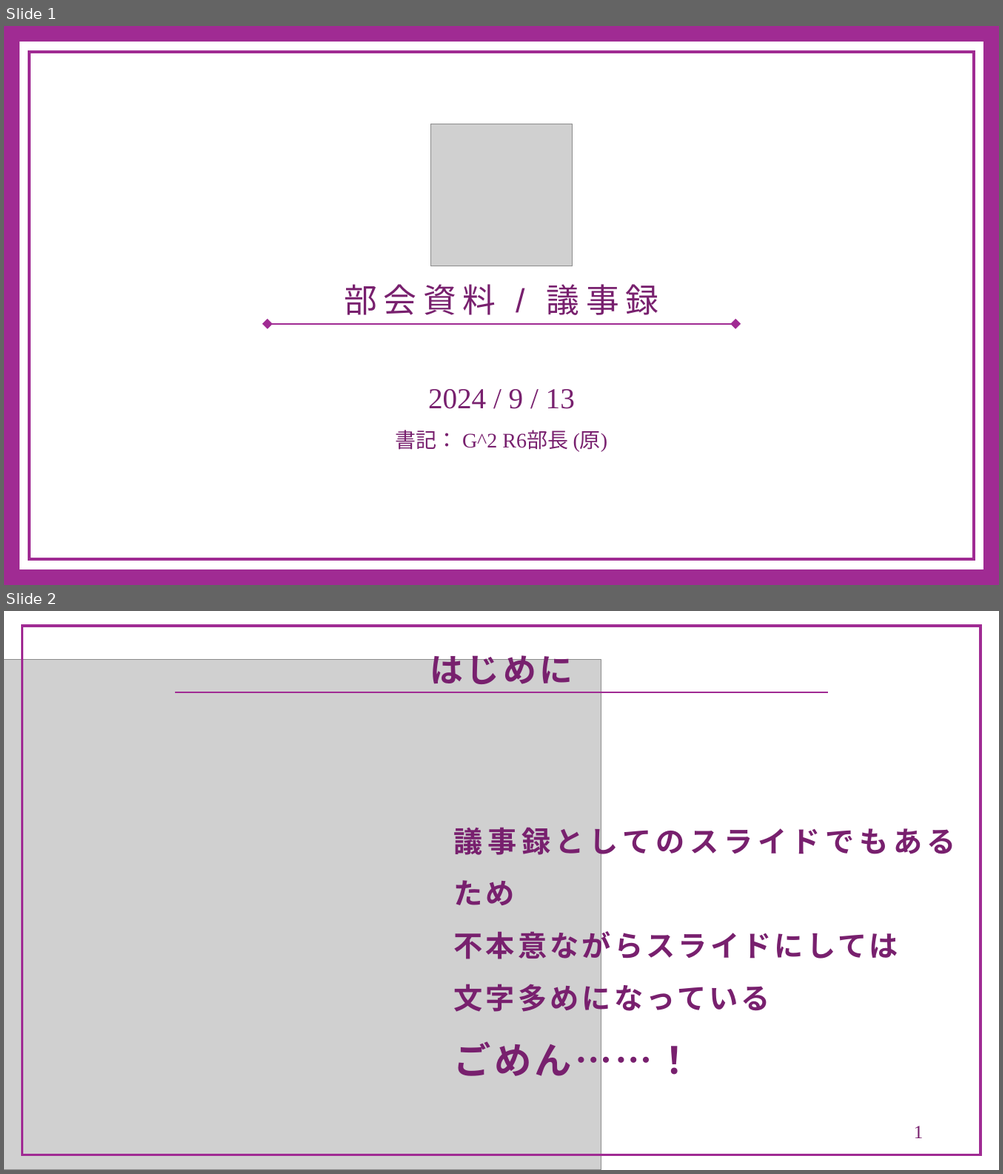
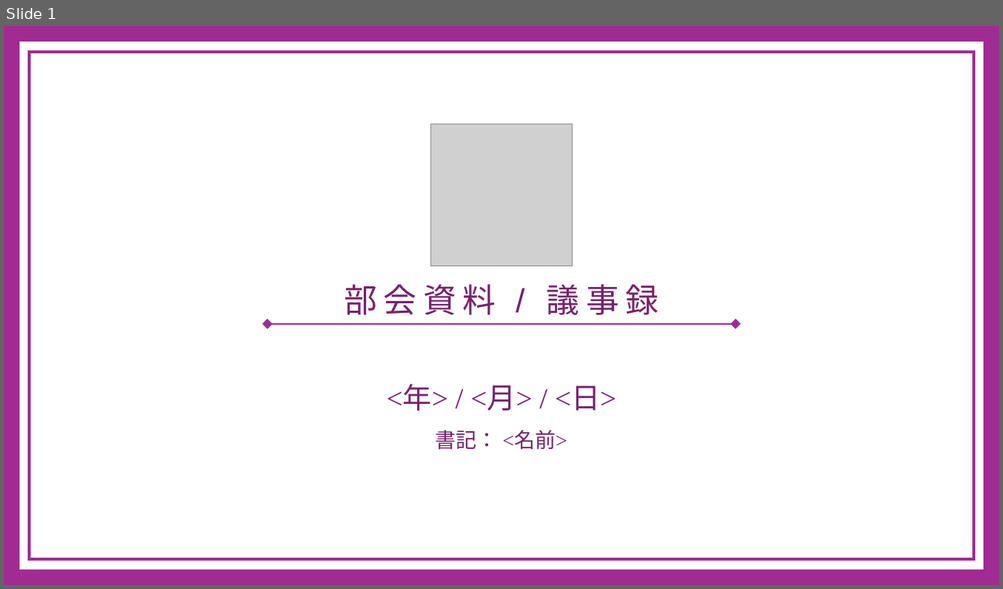
Before and after one commit to G-2-yama/archives, a slide deck: minutes/slide_template.pptx. Shown one above the other, each under a label of ours: slides 1 and 2 before the commit, slide 1 after it. The pictures are 1003x1174 and 1003x589 pixels, drawn with LibreOffice and Linux fonts; fonts in the diff are those of the drawing; grey boxes stand for pictures; background and template pictures are left out. Boxes give left, top, right and bottom in pixels: in the first picture for what was removed or moved away, otherwise in the second. Text is boxed around its words. In the diff, an @@ line names an element or a change of style, - is before the commit and + after.

```diff
--- a/minutes/slide_template.pptx
+++ b/minutes/slide_template.pptx
@@ slide 2 removed at box(4, 611, 999, 1170), background #FFFFFF @@
@@ rectangle removed at box(22, 626, 981, 1156) @@
@@ text removed at box(430, 648, 572, 684) @@
-はじめに
@@ picture removed at box(4, 660, 601, 1170) @@
@@ line removed from (175, 692) to (828, 692) @@
@@ text removed at box(454, 823, 956, 1017) @@
-議事録としてのスライドでもあるため
-不本意ながらスライドにしては
-文字多めになっている
-ごめん……！
@@ page number removed at box(913, 1126, 923, 1139) @@
-1
@@ slide 1 changed as well @@
@@ text at box(387, 386, 616, 450): text changed; size 20 to 28 pt @@
-2024 / 9 / 13
-書記： G^2 R6部長 (原)
+<年> / <月> / <日>
+書記： <名前>
```
Also in this commit, not shown: 3 other slides changed, 4 slides added, 16 other slides removed.
